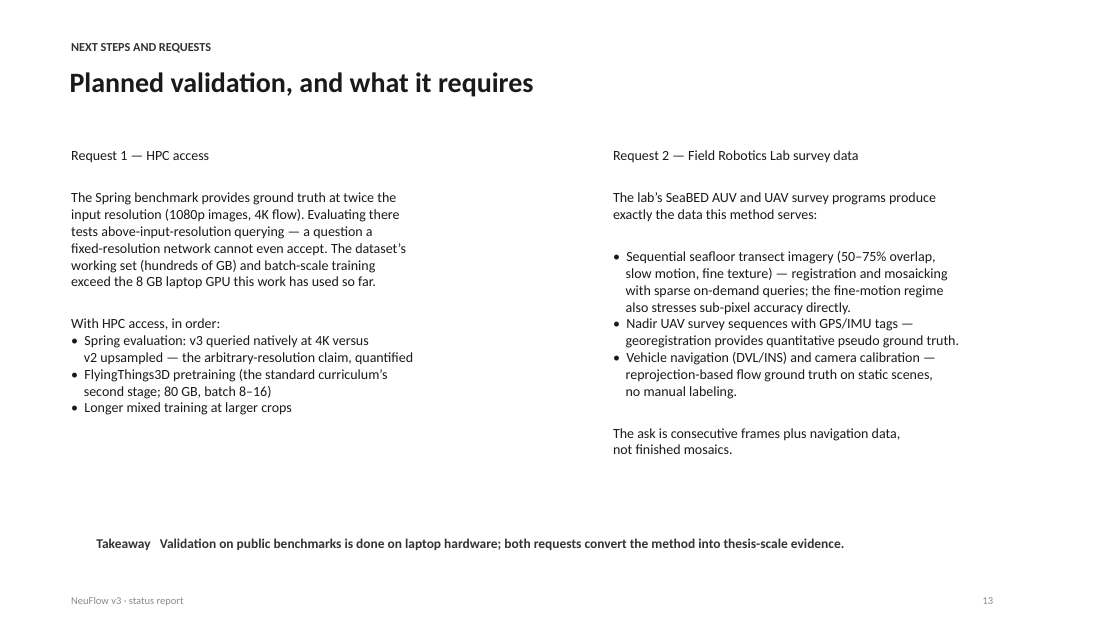
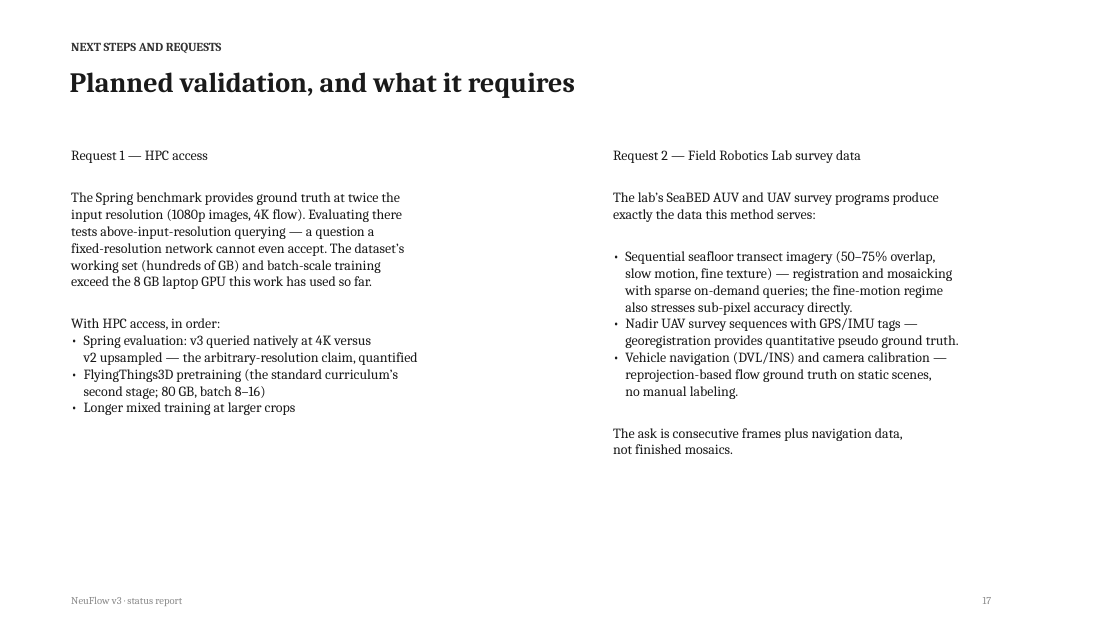
Before and after one commit to shrirag10/Neuflowv3, a slide deck: slide 17 of docs/NeuFlow_v3_status.pptx (slide 13 before the commit). Drawn at 1120x630 pixels with LibreOffice and Linux fonts; fonts in the diff are those of the drawing. Boxes give left, top, right and bottom in pixels: in the first picture for what was removed or moved away, otherwise in the second. Text is boxed around its words. In the diff, an @@ line names an element or a change of style, - is before the commit and + after.

Commit message:
Deck v3: serif theme, side-by-side v2/v3 comparison, chairs examples, GUI pics, FPS chart, limitations slide; GUI: v2/v3 model selector

```diff
--- a/docs/NeuFlow_v3_status.pptx
+++ b/docs/NeuFlow_v3_status.pptx
@@ text removed at (x1=96, y1=538, x2=844, y2=550) @@
-Takeaway Validation on public benchmarks is done on laptop hardware; both requests convert the method into thesis-scale evidence.
@@ font Calibri to Cambria in 5 elements at (x1=71, y1=42, x2=222, y2=53), (x1=70, y1=72, x2=575, y2=98), (x1=71, y1=150, x2=418, y2=415), (x1=613, y1=150, x2=959, y2=454), (x1=71, y1=597, x2=182, y2=606) @@
@@ text at (x1=983, y1=597, x2=992, y2=604): text changed; font Calibri to Cambria @@
-13
+17
```
Also in this commit, not shown: 13 other slides changed, 4 slides added, 5 other files.
